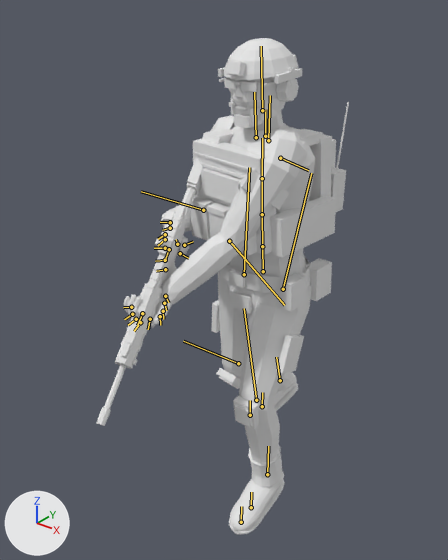
The glTF model exports/soldier.glb, before and after one commit.
One viewpoint serves both versions: a camera (50 mm lens) standing at (1.18, -1.689, 1.886) and looking at (-0.052, -0.149, 0.931). Every picture has the same lights, and +X, +Y and +Z are marked at lower left. The picture after the commit comes second. Both versions are drawn at frame 20 of the action 'Walk'; the numbers are the values there. The bones that change, and the others that lie on the model, are drawn over the model as lines.

Objects in the first picture: 'Rifle', 'SoldierMesh'.
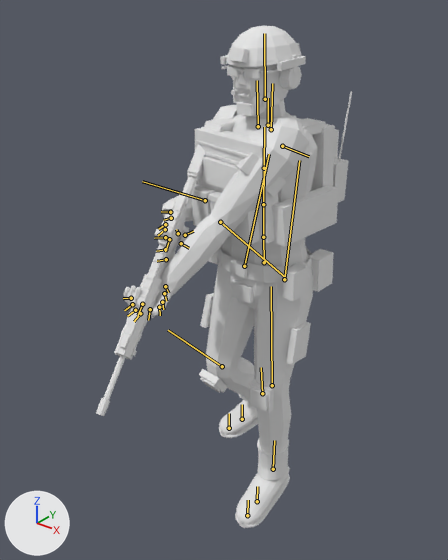
Boxes [x1, y1, x2, y2] around the edits, measured in the pictures (448 x 560 px):
'SoldierMesh', posed
    before: [123, 38, 349, 534]
    after: [123, 26, 352, 528]
'Rifle', posed
    before: [96, 138, 206, 426]
    after: [96, 127, 212, 416]
bone 'Hips', root to tip
    before: (263, 271) to (262, 246)
    after: (264, 262) to (263, 237)
bone 'LeftArm', root to tip
    before: (280, 158) to (308, 170)
    after: (282, 146) to (309, 156)
bone 'LeftForeArm', root to tip
    before: (229, 241) to (284, 305)
    after: (220, 222) to (285, 277)
bone 'LeftHand', root to tip
    before: (165, 296) to (168, 302)
    after: (165, 286) to (168, 292)
bone 'RightForeArm', root to tip
    before: (203, 210) to (141, 191)
    after: (205, 200) to (142, 181)
bone 'RightHand', root to tip
    before: (170, 222) to (160, 222)
    after: (170, 212) to (161, 211)
bone 'LeftUpLeg', root to tip
    before: (283, 289) to (311, 173)
    after: (284, 279) to (299, 160)
bone 'LeftLeg', root to tip
    before: (256, 400) to (244, 308)
    after: (272, 385) to (271, 286)
bone 'LeftFoot', root to tip
    before: (267, 474) to (268, 446)
    after: (273, 469) to (274, 440)
bone 'RightUpLeg', root to tip
    before: (244, 274) to (249, 167)
    after: (244, 266) to (269, 154)
bone 'RightLeg', root to tip
    before: (238, 363) to (183, 341)
    after: (222, 366) to (168, 330)
bone 'RightToeBase', root to tip
    before: (262, 406) to (262, 392)
    after: (242, 419) to (242, 404)

What changed in the scene script:
```text
Change bone_hips:
    where bone_hips = bpy.data.objects['Soldier'].pose.bones['Hips']
    bone_hips.location: (0.009, -0.045, -0.003) -> (0.01, -0.009, -0.006)
    bone_hips.rotation_quaternion: (0.999, 0.017, -0.047, 0.016) -> (0.999, 0.012, -0.04, 0.016)  # degrees (2, -5, 2) -> degrees (1, -5, 2)
Change bone_leftarm:
    where bone_leftarm = bpy.data.objects['Soldier'].pose.bones['LeftArm']  # child of 'LeftShoulder'
    bone_leftarm.rotation_quaternion: (0.751, -0.197, -0.217, -0.591) -> (0.732, -0.232, -0.268, -0.583)  # degrees (-3, -34, -76) -> degrees (-2, -41, -76)
Change bone_leftforearm:
    where bone_leftforearm = bpy.data.objects['Soldier'].pose.bones['LeftForeArm']  # child of 'LeftArm'
    bone_leftforearm.rotation_quaternion: (-0.775, 0.612, 0.124, 0.098) -> (-0.774, 0.633, 0.008, 0.006)  # degrees (-77, -18, 0) -> degrees (-79, -1, 0)
Change bone_lefthand:
    where bone_lefthand = bpy.data.objects['Soldier'].pose.bones['LeftHand']  # child of 'LeftForeArm'
    bone_lefthand.rotation_quaternion: (0.885, -0.423, -0.177, -0.075) -> (0.878, -0.431, -0.149, -0.147)  # degrees (-51, -22, 1) -> degrees (-51, -23, -8)
Change bone_rightforearm:
    where bone_rightforearm = bpy.data.objects['Soldier'].pose.bones['RightForeArm']  # child of 'RightArm'
    bone_rightforearm.rotation_quaternion: (0.667, -0.061, 0.739, 0.067) -> (0.674, -0.061, 0.734, 0.067)  # degrees (-10, 96, 0) -> degrees (-10, 95, 0)
Change bone_righthand:
    where bone_righthand = bpy.data.objects['Soldier'].pose.bones['RightHand']  # child of 'RightForeArm'
    bone_righthand.rotation_quaternion: (0.812, -0.049, -0.57, 0.113) -> (0.804, -0.049, -0.582, 0.108)  # degrees (-31, -66, 36) -> degrees (-33, -68, 38)
Change bone_leftupleg:
    where bone_leftupleg = bpy.data.objects['Soldier'].pose.bones['LeftUpLeg']  # child of 'Hips'
    bone_leftupleg.rotation_quaternion: (0.975, -0.214, 0.067, 0.001) -> (0.994, -0.091, 0.06, -0.008)  # degrees (-25, 8, -2) -> degrees (-11, 7, -2)
Change bone_leftleg:
    where bone_leftleg = bpy.data.objects['Soldier'].pose.bones['LeftLeg']  # child of 'LeftUpLeg'
    bone_leftleg.rotation_quaternion: (0.955, 0.296, 0.002, 0.001) -> (0.994, 0.11, 0.001, 0.001)  # degrees (34, 0, 0) -> degrees (13, 0, 0)
Change bone_leftfoot:
    where bone_leftfoot = bpy.data.objects['Soldier'].pose.bones['LeftFoot']  # child of 'LeftLeg'
    bone_leftfoot.rotation_quaternion: (0.994, -0.101, 0.049, -0.01) -> (0.998, -0.029, 0.049, -0.006)  # degrees (-12, 5, -2) -> degrees (-3, 6, -1)
Change bone_rightupleg:
    where bone_rightupleg = bpy.data.objects['Soldier'].pose.bones['RightUpLeg']  # child of 'Hips'
    bone_rightupleg.rotation_quaternion: (0.998, -0.003, 0.026, -0.049) -> (0.99, -0.135, 0.025, -0.039)  # degrees (0, 3, -6) -> degrees (-16, 2, -5)
Change bone_rightleg:
    where bone_rightleg = bpy.data.objects['Soldier'].pose.bones['RightLeg']  # child of 'RightUpLeg'
    bone_rightleg.rotation_quaternion: (0.909, 0.417, -0.002, -0.001) -> (0.873, 0.488, -0.003, -0.001)  # degrees (49, 0, 0) -> degrees (58, 0, 0)
Change bone_righttoebase:
    where bone_righttoebase = bpy.data.objects['Soldier'].pose.bones['RightToeBase']  # child of 'RightFoot'
    bone_righttoebase.rotation_quaternion: (0.995, -0.101, 0.0, 0.0) -> (0.999, -0.045, 0.0, 0.0)  # degrees (-12, 0, 0) -> degrees (-5, 0, 0)
```
